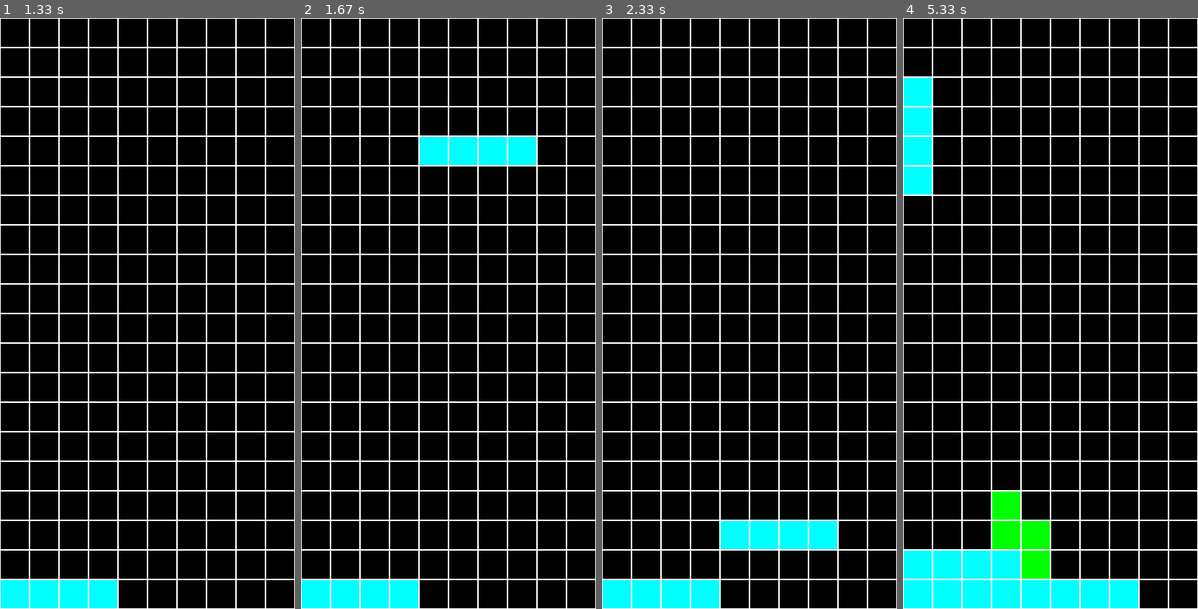
Above: before the commit, frames 1-4 (left to right).
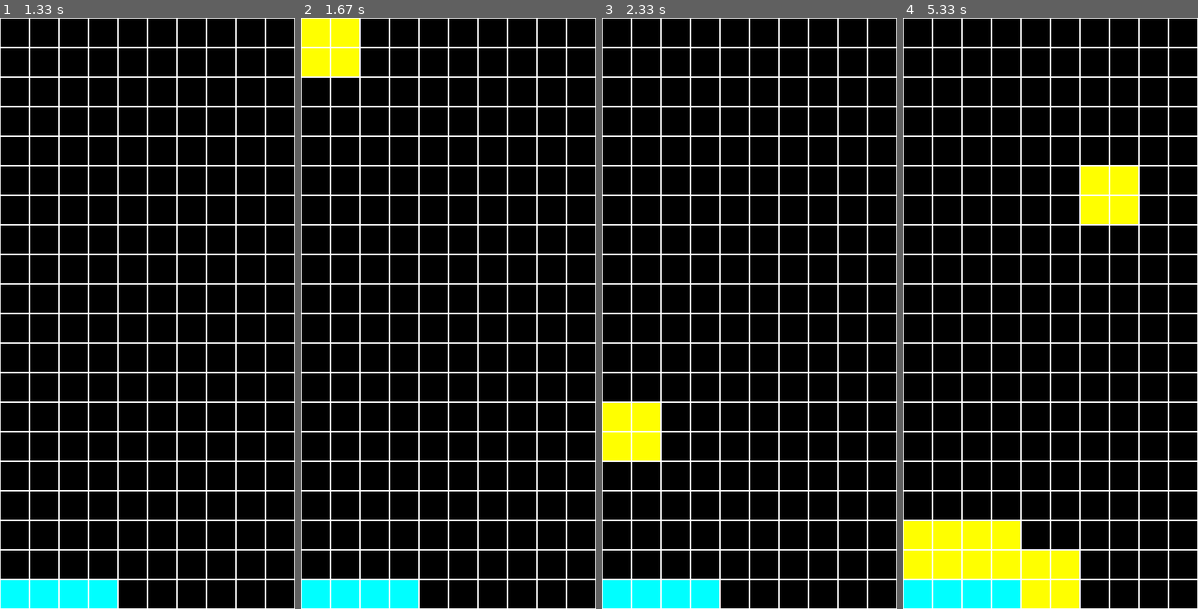
Above: after the commit, the same moments.

Repository: CogitoNTNU/TetrisAI
Game: pygame game, started from main.py
The game is run twice, just before and just after one commit, with the same random seed, the same clock (stepped at 60 frames per second) and the same inputs.
Inputs:
- Up to frame 1 (1.33 s): no input
- Up to frame 2 (1.67 s): no input
- Up to frame 3 (2.33 s): no input
- Up to frame 4 (5.33 s): no input

Frame 1 is identical in both runs. In frame 2, 3.6% of the frame differs, in the area x 0-80%, y 0-25%; in frame 3, 3.6%; in frame 4, 11%, in the area x 0-80%, y 10-100%.

Commit message:
refactor: changed getPossibleBoards implementation

Diff:
--- a/src/game/TetrisGameManager.py
+++ b/src/game/TetrisGameManager.py
@@ -74,8 +74,6 @@
         self.stopGame()
 
 
-
-
     def inputHandling(self):
         for event in pygame.event.get():
             if event.type == QUIT:
--- a/src/game/block.py
+++ b/src/game/block.py
@@ -55,6 +55,7 @@
         self.y = y
         self.rotation = 0
 
+        random.seed(0)
         self.type = random.randint(0, 6) if blockType is None else blockType
         self.color = COLORS[self.type]
 
@@ -94,39 +95,20 @@
     def image(self):
         return FIGURES[self.type][self.rotation]
 
-    def getListCoordinates(self) -> list:
+
+    def getListCoordinates(self) -> list[tuple[int, int]]:
         """
         Calculates and returns the grid coordinates for each part of the block, based on its current position and orientation.
 
         Returns:
             list of tuple: A list of tuples (x, y) representing the grid coordinates of the block's parts.
         """
-        imageList = self.image()
         listCoordinates = []
-        for i in range(len(imageList)):
-            x = 0
-            y = 0
-            listNr = imageList[i]
-            restList = imageList[i] % 4
-            divList = imageList[i] // 4
+        for i in self.image():
+            x = i % 4
+            y = i // 4
+            listCoordinates.append((self.x + x, self.y + y))
 
-            if restList == 0:
-                y = self.y + divList - 1
-                x = self.x - 1
-
-            elif restList == 1:
-                y = self.y + divList - 1
-                x = self.x
-
-            elif restList == 2:
-                y = self.y + divList - 1
-                x = self.x + 1
-
-            elif restList == 3:
-                y = self.y + divList - 1
-                x = self.x + 2
-
-            listCoordinates.append((x, y))
 
         return listCoordinates
 
@@ -153,3 +135,15 @@
             if x > rightmost:
                 rightmost = x
         return rightmost
+
+    def getLowestImageCoordinate(self) -> int:
+        """
+        Returns:
+            int: The bottommost y-coordinate of the block's image.
+        """
+        botmost = 0
+        for i in self.image():
+            y = i // 4
+            if y > botmost:
+                botmost = y
+        return botmost
--- a/src/game/tetris.py
+++ b/src/game/tetris.py
@@ -252,41 +252,58 @@
         self.rowsRemoved += 1
         self.prevBoard = self.deep_copy_list_of_lists(self.board)
 
+    def checkBlockFits(self, block: Block, x, y) -> "Tetris":
+        """Places the given block at the specified position on the board"""
+        tetris = self.copy()
+        tetris.block = block.copy()
+        tetris.block.x = x
+        tetris.block.y = y
+
+        valid = tetris.isValidBlockPosition(tetris.block)
+
+        if not valid:
+            return None
+
+        onTop = False
+        for cord in tetris.block.getListCoordinates():
+            if cord[1] == self.ROWS - 1: # if the block is on the bottom
+                onTop = True
+                break
+            elif self.prevBoard[cord[1] + 1][cord[0]] != 0: # if the block is on top of another block
+                onTop = True
+                break
+
+        if onTop:
+            tetris._placeBlock()
+            return tetris
+
+        return None
+
+
     def getPossibleBoards(self) -> list["Tetris"]:
-        possibleMoves = []
-
-        # Number of rotations which gives unique block positions
-        if self.block.type < 3:
+        possible_boards = []
+        blockCopy = self.block.copy()
+
+        if self.block.type <= 2: # I Z S
             rotations = 2
-        elif self.block.type < 6:
+        elif self.block.type == 6: # O
+            rotations = 1
+        else:
             rotations = 4
-        else:
-            rotations = 1
-
-        rotationBoard = self.copy()
-        for _ in range(rotations):
-            for column in range(0, self.COLUMNS + (4 - self.block.getRightmostImageCoordinate())):
-                moveBoard = rotationBoard.copy()
-
-                # Calibrate the to the left
-                toLeft = moveBoard.block.x + moveBoard.block.getLeftmostImageCoordinate()
-                for _ in range(toLeft + 1):
-                    moveBoard.doAction(Action.MOVE_LEFT)
-                # Move the block to the correct column
-                for _ in range(column):
-                    moveBoard.doAction(Action.MOVE_RIGHT)
-
-                moveBoard.doAction(Action.HARD_DROP)
-                if not moveBoard.isValidBlockPosition(moveBoard.block):
-                    continue
-
-                moveBoard.prevBoard = moveBoard.deep_copy_list_of_lists(moveBoard.board)
-                if moveBoard not in possibleMoves:
-                    possibleMoves.append(moveBoard)
-
-            rotationBoard.doAction(Action.ROTATE_CLOCKWISE)
-
-        return possibleMoves
+
+        for rotation in range(rotations):
+            blockCopy.rotation = rotation
+            for y in range(self.ROWS):
+                for x in range(-blockCopy.getLeftmostImageCoordinate(), self.COLUMNS - blockCopy.getLeftmostImageCoordinate()):
+                    # if self.prevBoard[y][x] == 0:
+                    tetris = self.checkBlockFits(blockCopy, x, y)
+                    if tetris is not None:
+                        tetris.prevBoard = self.deep_copy_list_of_lists(tetris.board)
+                        possible_boards.append(tetris)
+
+        return possible_boards
+
+
 
     def __eq__(self, other: "Tetris") -> bool:
         if not isinstance(other, Tetris):
--- a/test/agents/test_heuristic_agent.py
+++ b/test/agents/test_heuristic_agent.py
@@ -66,9 +66,5 @@
     for i in range(len(result)):
         board.doAction(result[i])
     print(result)
-    for row in board.board:
-        print(row)
-    print('\n')
+    board.printBoard()
     assert (board.board == expected_board)
-
-    #end_board = play_game(agent, game, 7)
--- a/test/game/test_board.py
+++ b/test/game/test_board.py
@@ -46,6 +46,9 @@
         [0, 0, 0, 0, 0, 0, 0, 0, 0, 0],
         [0, 0, 0, 0, 0, 0, 0, 0, 0, 0],
         [0, 0, 0, 0, 0, 0, 0, 0, 0, 0],
+        [0, 0, 0, 0, 0, 0, 0, 0, 0, 0],
+        [0, 0, 0, 0, 0, 0, 0, 0, 0, 0],
+        [0, 0, 0, 0, 0, 0, 0, 0, 0, 0],
         [0, 0, 0, 0, 0, 0, 1, 1, 0, 0],
         [0, 0, 0, 0, 0, 1, 1, 0, 0, 0],
         [0, 0, 0, 0, 0, 1, 0, 0, 0, 0],
@@ -78,6 +81,9 @@
         [0, 0, 0, 0, 0, 0, 0, 0, 0, 0],
         [0, 0, 0, 0, 0, 0, 0, 0, 0, 0],
         [0, 0, 0, 0, 0, 0, 0, 0, 0, 0],
+        [0, 0, 0, 0, 0, 0, 0, 0, 0, 0],
+        [0, 0, 0, 0, 0, 0, 0, 0, 0, 0],
+        [0, 0, 0, 0, 0, 0, 0, 0, 0, 0],
         [0, 0, 0, 0, 0, 0, 1, 1, 0, 0],
         [0, 0, 0, 0, 0, 1, 1, 0, 0, 0],
         [0, 0, 0, 0, 0, 1, 0, 0, 0, 0],
@@ -100,6 +106,9 @@
         [0, 0, 0, 0, 0, 0, 0, 0, 0, 0],
         [0, 0, 0, 0, 0, 0, 0, 0, 0, 0],
         [0, 0, 0, 0, 0, 0, 0, 0, 0, 0],
+        [0, 0, 0, 0, 0, 0, 0, 0, 0, 0],
+        [0, 0, 0, 0, 0, 0, 0, 0, 0, 0],
+        [0, 0, 0, 0, 0, 0, 0, 0, 0, 0],
         [0, 0, 0, 0, 0, 0, 1, 1, 0, 0],
         [0, 0, 0, 0, 0, 1, 1, 0, 0, 0],
         [0, 0, 0, 0, 0, 1, 0, 0, 0, 0],
@@ -123,6 +132,9 @@
         [0, 0, 0, 0, 0, 0, 0, 0, 0, 0],
         [0, 0, 0, 0, 0, 0, 0, 0, 0, 0],
         [0, 0, 0, 0, 0, 0, 0, 0, 0, 0],
+        [0, 0, 0, 0, 0, 0, 0, 0, 0, 0],
+        [0, 0, 0, 0, 0, 0, 0, 0, 0, 0],
+        [0, 0, 0, 0, 0, 0, 0, 0, 0, 0],
         [0, 0, 0, 0, 0, 0, 1, 1, 0, 0],
         [0, 0, 0, 0, 0, 1, 1, 0, 0, 0],
         [0, 0, 0, 0, 0, 1, 0, 0, 0, 0],
@@ -146,6 +158,9 @@
         [0, 0, 0, 0, 0, 0, 0, 0, 0, 0],
         [0, 0, 0, 0, 0, 0, 0, 0, 0, 0],
         [0, 0, 0, 0, 0, 0, 0, 0, 0, 0],
+        [0, 0, 0, 0, 0, 0, 0, 0, 0, 0],
+        [0, 0, 0, 0, 0, 0, 0, 0, 0, 0],
+        [0, 0, 0, 0, 0, 0, 0, 0, 0, 0],
         [0, 0, 0, 0, 0, 0, 1, 1, 0, 0],
         [0, 0, 0, 0, 0, 1, 1, 0, 0, 0],
         [0, 0, 0, 0, 0, 1, 0, 0, 0, 0],
@@ -169,6 +184,9 @@
         [0, 0, 0, 0, 0, 0, 0, 0, 0, 0],
         [0, 0, 0, 0, 0, 0, 0, 0, 0, 0],
         [0, 0, 0, 0, 0, 0, 0, 0, 0, 0],
+        [0, 0, 0, 0, 0, 0, 0, 0, 0, 0],
+        [0, 0, 0, 0, 0, 0, 0, 0, 0, 0],
+        [0, 0, 0, 0, 0, 0, 0, 0, 0, 0],
         [0, 0, 0, 0, 0, 0, 1, 1, 0, 0],
         [0, 0, 0, 0, 0, 1, 1, 0, 0, 0],
         [0, 0, 0, 0, 0, 1, 0, 0, 0, 0],
@@ -192,6 +210,9 @@
         [0, 0, 0, 0, 0, 0, 0, 0, 0, 0],
         [0, 0, 0, 0, 0, 0, 0, 0, 0, 0],
         [0, 0, 0, 0, 0, 0, 0, 0, 0, 0],
+        [0, 0, 0, 0, 0, 0, 0, 0, 0, 0],
+        [0, 0, 0, 0, 0, 0, 0, 0, 0, 0],
+        [0, 0, 0, 0, 0, 0, 0, 0, 0, 0],
         [0, 0, 0, 0, 0, 0, 1, 1, 0, 0],
         [0, 0, 0, 0, 0, 1, 1, 0, 0, 0],
         [0, 0, 0, 0, 0, 1, 0, 0, 0, 0],
@@ -202,6 +223,9 @@
     ]
 
     possibleBoard7 = [
+        [0, 0, 0, 0, 0, 0, 0, 0, 0, 0],
+        [0, 0, 0, 0, 0, 0, 0, 0, 0, 0],
+        [0, 0, 0, 0, 0, 0, 0, 0, 0, 0],
         [0, 0, 0, 0, 0, 0, 0, 0, 0, 0],
         [0, 0, 0, 0, 0, 0, 0, 0, 0, 0],
         [0, 0, 0, 0, 0, 0, 0, 0, 0, 0],
